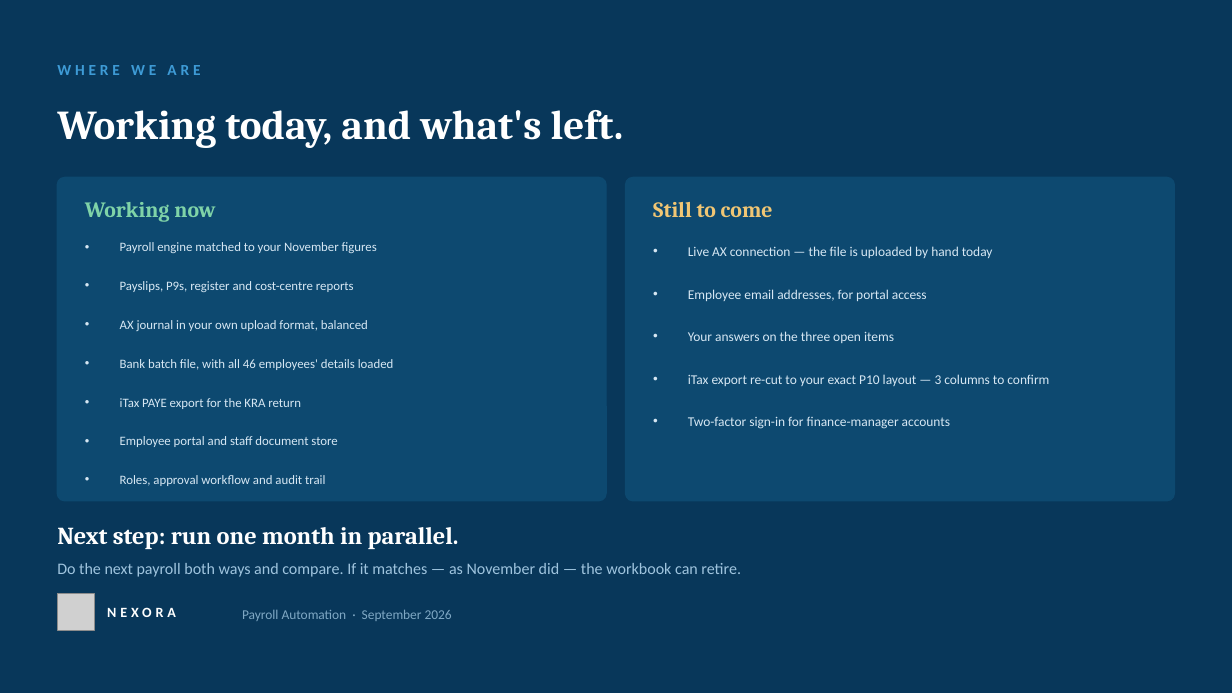
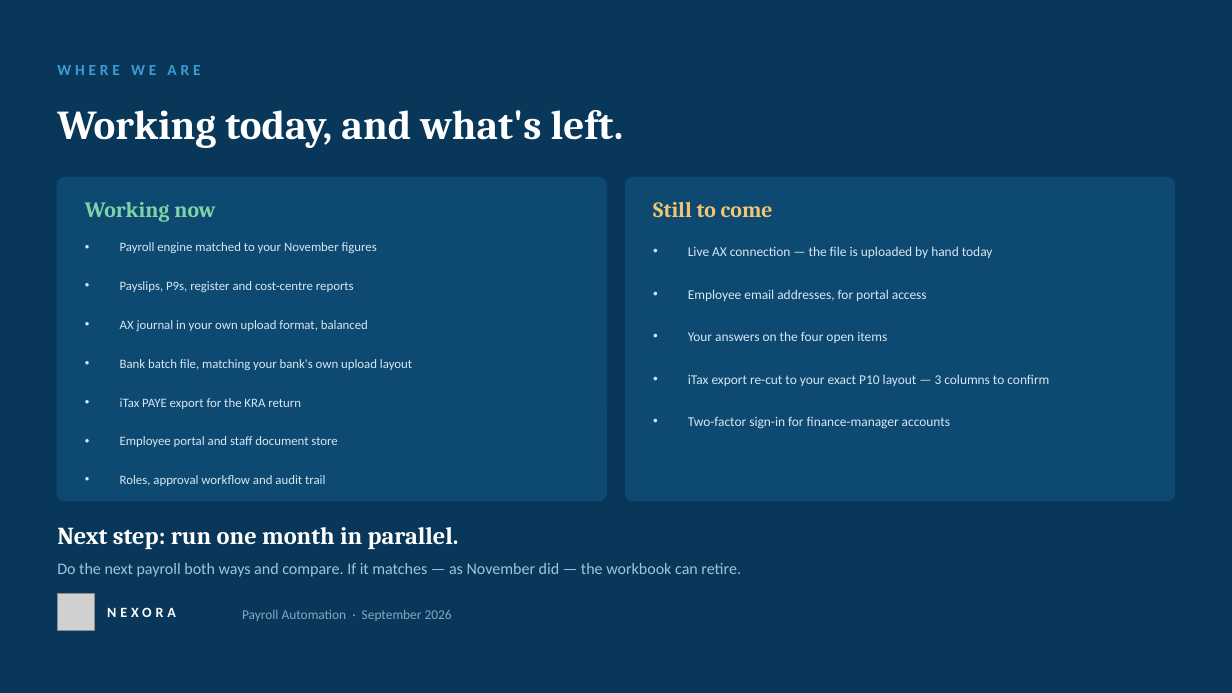
Before and after one commit to SirKuriaMugambi/Nexora, a slide deck: slide 12 of Nexora-Payroll-Presentation.pptx. Drawn at 1232x693 pixels with LibreOffice and Linux fonts; fonts in the diff are those of the drawing; grey boxes stand for pictures. Boxes give left, top, right and bottom in pixels: in the first picture for what was removed or moved away, otherwise in the second. Text is boxed around its words. In the diff, an @@ line names an element or a change of style, - is before the commit and + after.

```diff
--- a/Nexora-Payroll-Presentation.pptx
+++ b/Nexora-Payroll-Presentation.pptx
@@ text at (120, 359, 412, 370): text changed @@
-• Bank batch file, with all 46 employees' details loaded
+• Bank batch file, matching your bank's own upload layout
@@ text at (688, 331, 887, 343): text changed @@
-• Your answers on the three open items
+• Your answers on the four open items
```
Also in this commit, not shown: 3 other slides changed.
